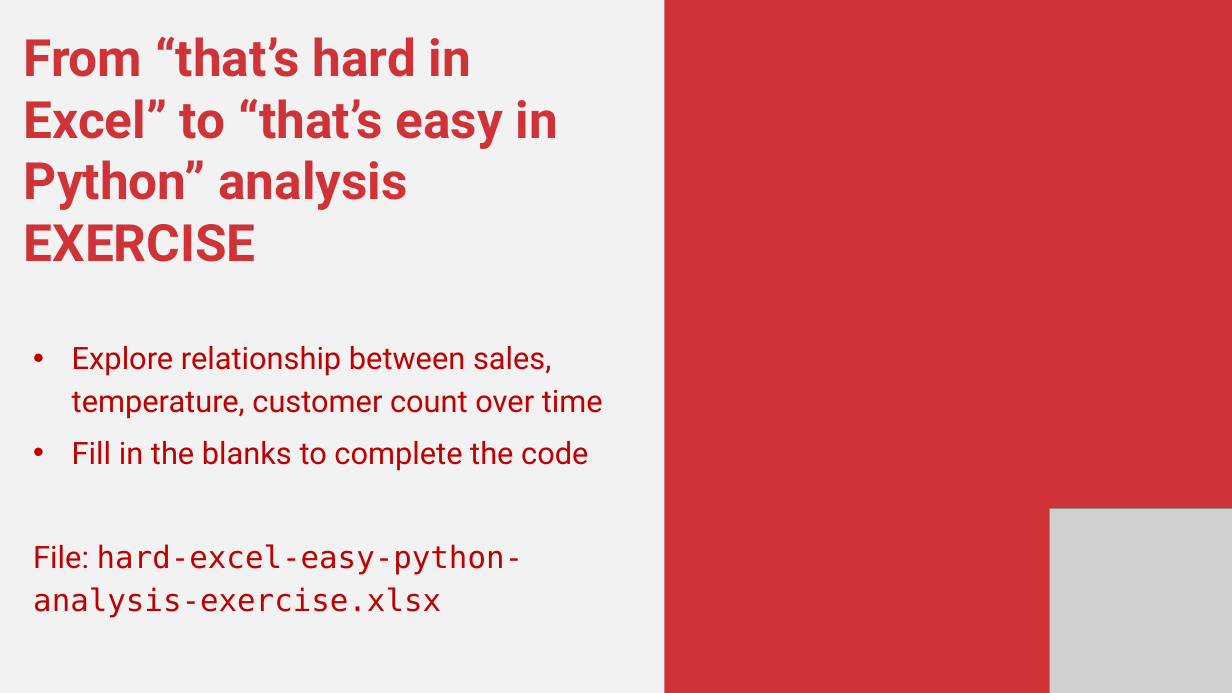
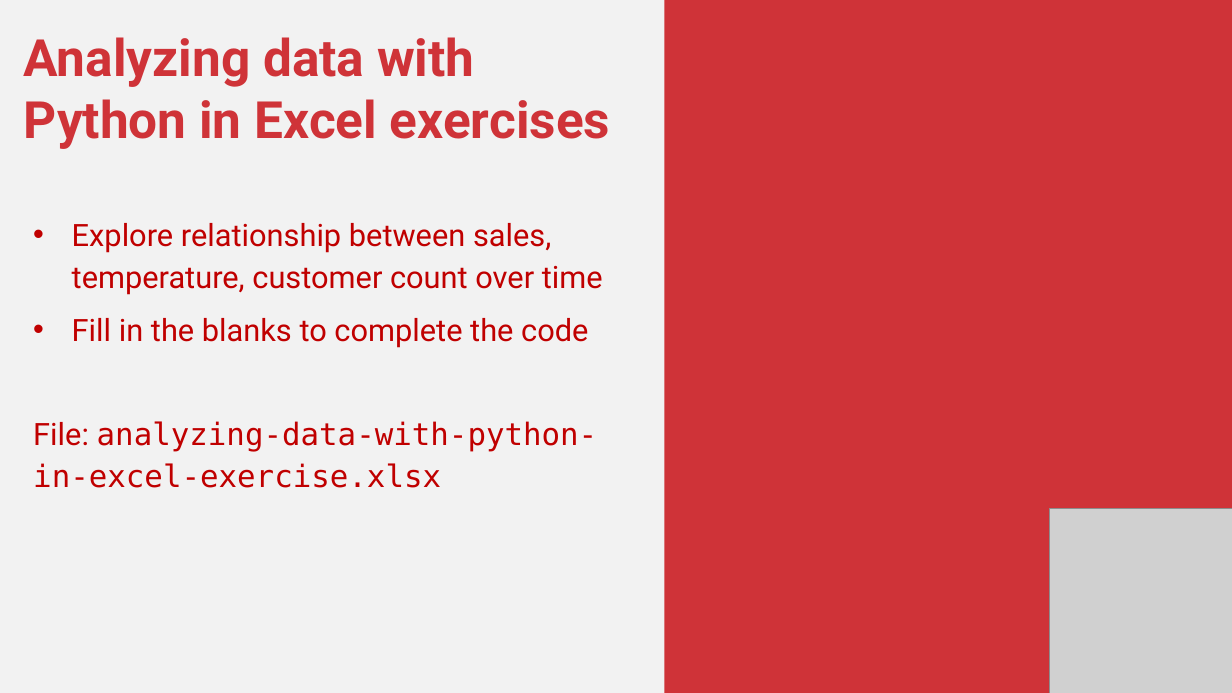
Before and after one commit to stringfestdata/global-excel-summit-python-in-excel-2025, a slide deck: slide 10 of pie-masterclass.pptx. Drawn at 1232x693 pixels with LibreOffice and Linux fonts; fonts in the diff are those of the drawing; grey boxes stand for pictures. Boxes give left, top, right and bottom in pixels: in the first picture for what was removed or moved away, otherwise in the second. Text is boxed around its words. In the diff, an @@ line names an element or a change of style, - is before the commit and + after.

```diff
--- a/pie-masterclass.pptx
+++ b/pie-masterclass.pptx
@@ text at bbox=[24, 37, 610, 149]: text changed @@
-From “that’s hard in Excel” to “that’s easy in Python” analysis EXERCISE
+Analyzing data with Python in Excel exercises
@@ text at bbox=[33, 421, 598, 488]: text changed @@
-File: hard-excel-easy-python-analysis-exercise.xlsx
+File: analyzing-data-with-python-in-excel-exercise.xlsx
```
Also in this commit, not shown: 3 other slides changed, 2 slides added, 19 other files.
